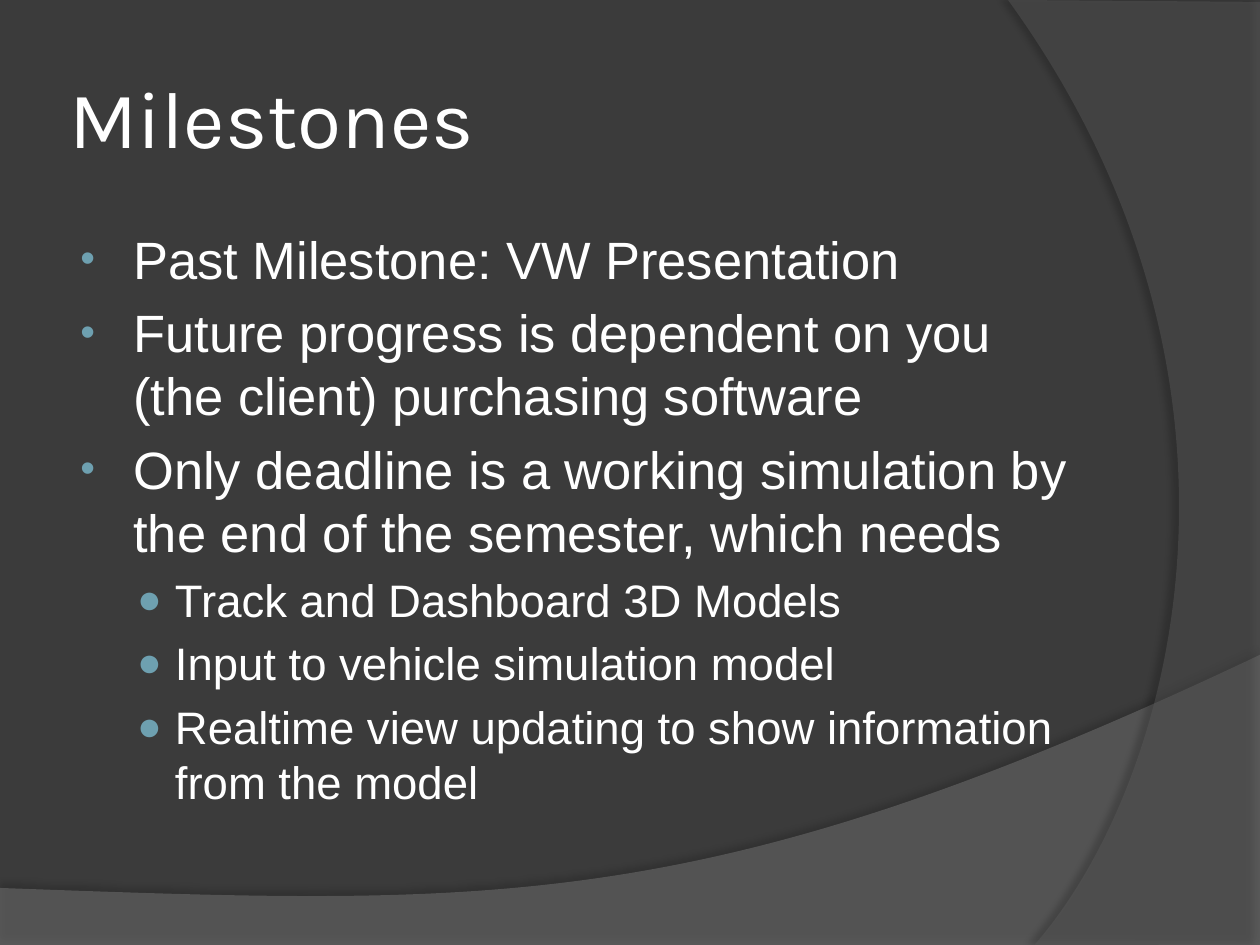
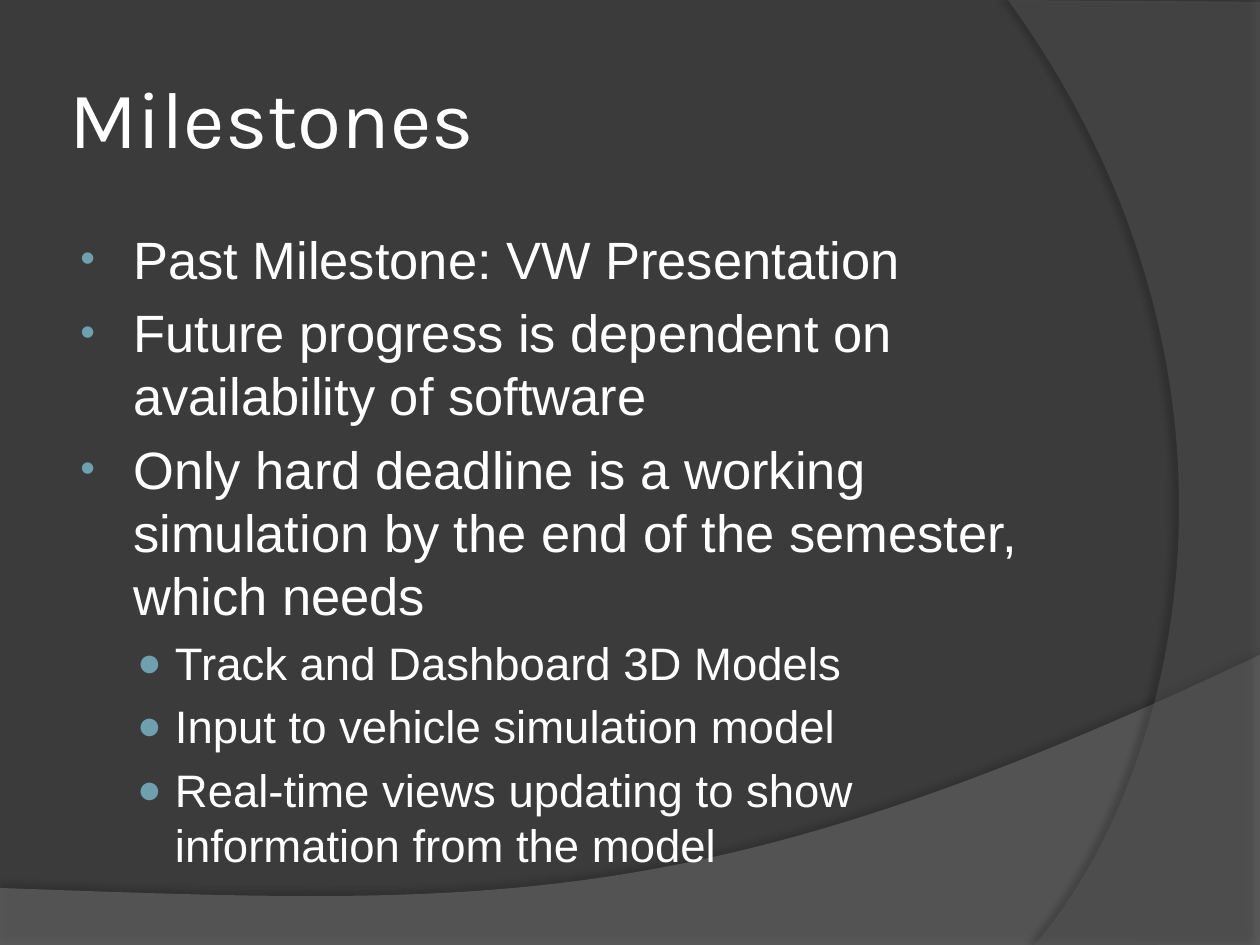
Before and after one commit to zachrob/VW-DrivingSim, a slide deck: slide 7 of Class Presentation 10-30-2013/Presentation.pptx (slide 6 before the commit). Drawn at 1260x945 pixels with LibreOffice and Linux fonts; fonts in the diff are those of the drawing. Boxes give left, top, right and bottom in pixels: in the first picture for what was removed or moved away, otherwise in the second. Text is boxed around its words. In the diff, an @@ line names an element or a change of style, - is before the commit and + after.

```diff
--- a/Class Presentation 10-30-2013/Presentation.pptx
+++ b/Class Presentation 10-30-2013/Presentation.pptx
@@ text at [133, 314, 1016, 616]: text changed @@
-• Future progress is dependent on you (the client) purchasing software
-• Only deadline is a working simulation by the end of the semester, which needs
+• Future progress is dependent on availability of software
+• Only hard deadline is a working simulation by the end of the semester, which needs
@@ text at [175, 774, 852, 863]: text changed @@
-  ● Realtime view updating to show information from the model
+  ● Real-time views updating to show information from the model
```
Also in this commit, not shown: 4 other slides changed, 1 slide added.
